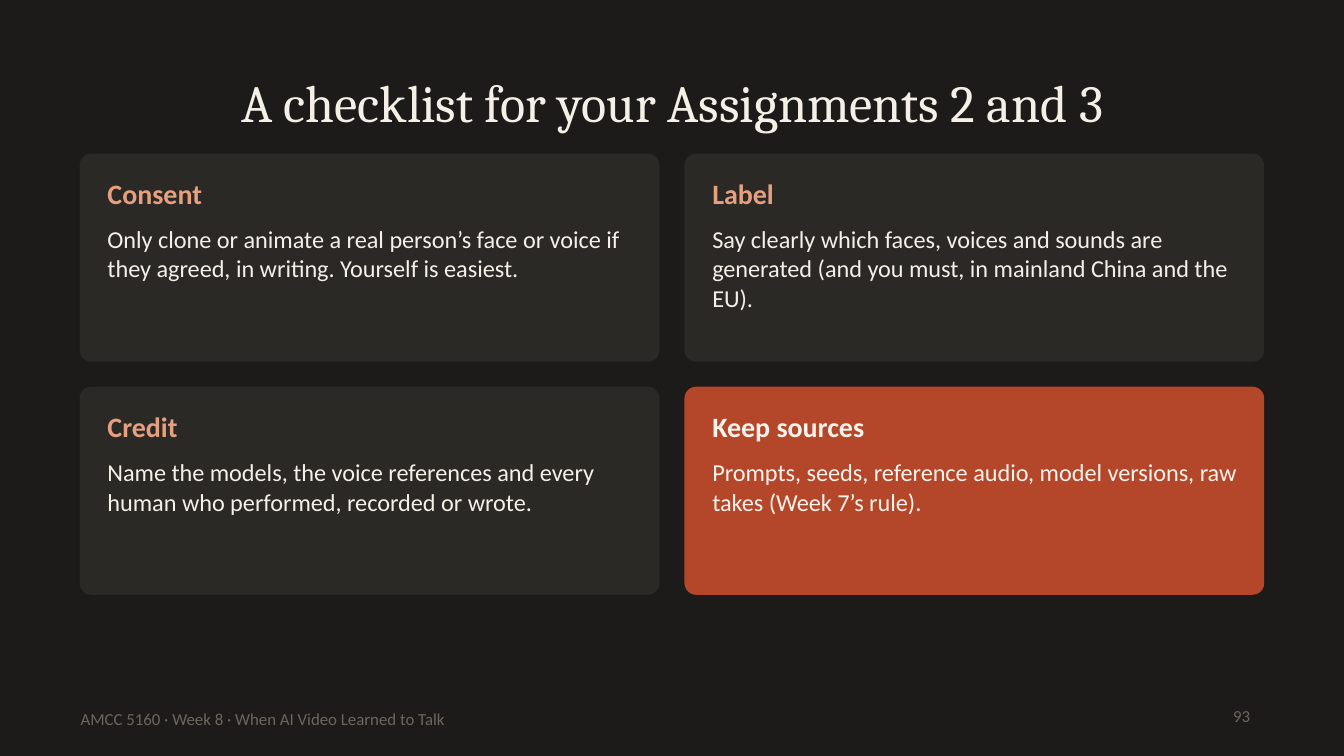
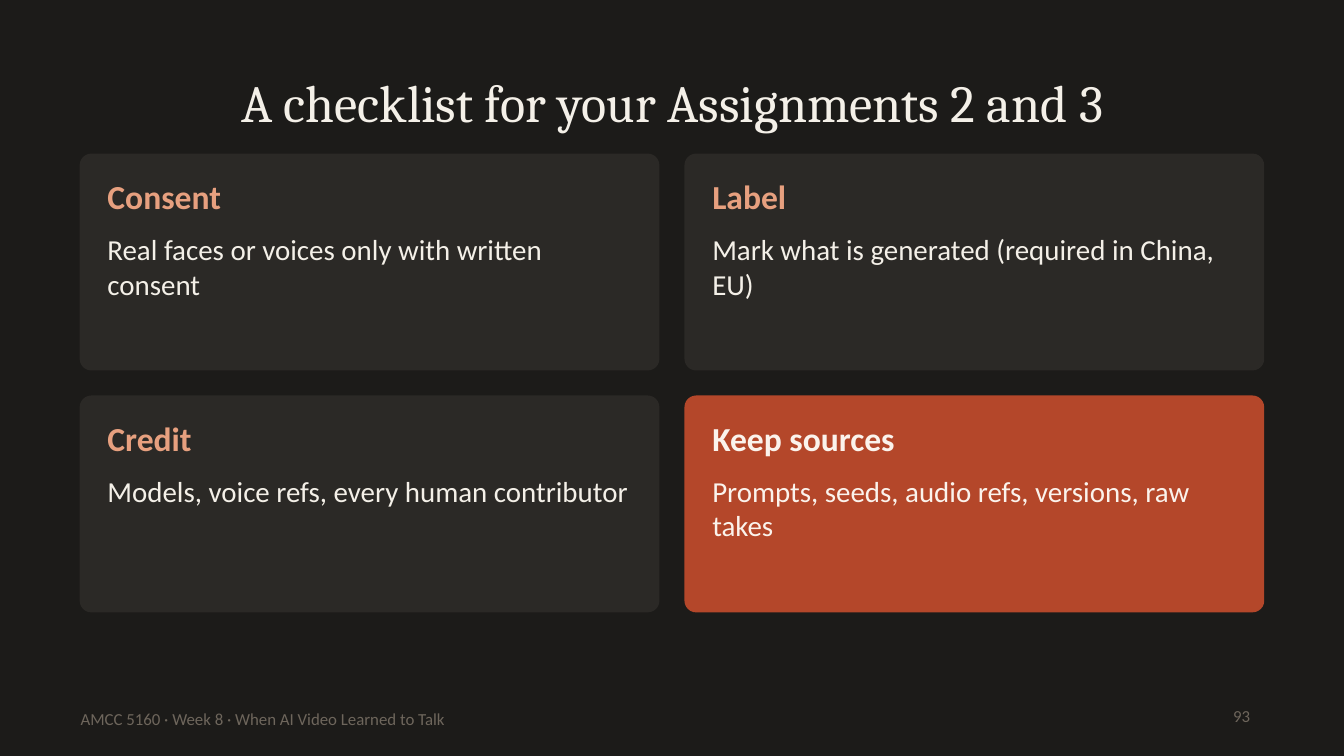
Before and after one commit to leehomyc/leehomyc.github.io, a slide deck: slide 93 of amcc5160/lecture-08/downloads/Lecture08_Slides.pptx. Drawn at 1344x756 pixels with LibreOffice and Linux fonts; fonts in the diff are those of the drawing. Boxes give left, top, right and bottom in pixels: in the first picture for what was removed or moved away, otherwise in the second. Text is boxed around its words. In the diff, an @@ line names an element or a change of style, - is before the commit and + after.

```diff
--- a/amcc5160/lecture-08/downloads/Lecture08_Slides.pptx
+++ b/amcc5160/lecture-08/downloads/Lecture08_Slides.pptx
@@ rounded rectangle: place and size @@
-rounded rectangle at [81,155,659,360]
+rounded rectangle at [81,155,659,370]
@@ rounded rectangle: place and size @@
-rounded rectangle at [685,155,1263,360]
+rounded rectangle at [685,155,1263,370]
@@ text at [712,239,1213,299]: text changed; size 13 to 15.5 pt @@
-Say clearly which faces, voices and sounds are generated (and you must, in mainland China and the EU).
+Mark what is generated (required in China, EU)
@@ text at [107,240,542,295]: text changed; size 13 to 15.5 pt @@
-Only clone or animate a real person’s face or voice if they agreed, in writing. Yourself is easiest.
+Real faces or voices only with written consent
@@ rounded rectangle: place and size @@
-rounded rectangle at [81,387,659,593]
+rounded rectangle at [81,396,659,612]
@@ text "Credit": place and size @@
-text "Credit" at [107,417,177,437]
+text "Credit" at [107,427,191,452]
@@ proportions changed in 4 elements at [81,155,659,370], [685,155,1263,370], [81,396,659,612], [685,396,1263,612] @@
@@ rounded rectangle: place and size @@
-rounded rectangle at [685,387,1263,593]
+rounded rectangle at [685,396,1263,612]
@@ size 15 to 18 pt in 4 elements at [107,187,220,210], [712,185,786,210], [107,427,191,452], [712,429,894,457] @@
@@ text "Keep sources": place and size @@
-text "Keep sources" at [712,419,865,442]
+text "Keep sources" at [712,429,894,457]
@@ text at [107,482,628,507]: text changed; size 13 to 15.5 pt @@
-Name the models, the voice references and every human who performed, recorded or wrote.
+Models, voice refs, every human contributor
@@ text at [712,482,1189,536]: text changed; size 13 to 15.5 pt @@
-Prompts, seeds, reference audio, model versions, raw takes (Week 7’s rule).
+Prompts, seeds, audio refs, versions, raw takes
```
Also in this commit, not shown: 30 other slides changed, 1 slide added, 1 slide removed, 39 other files.
